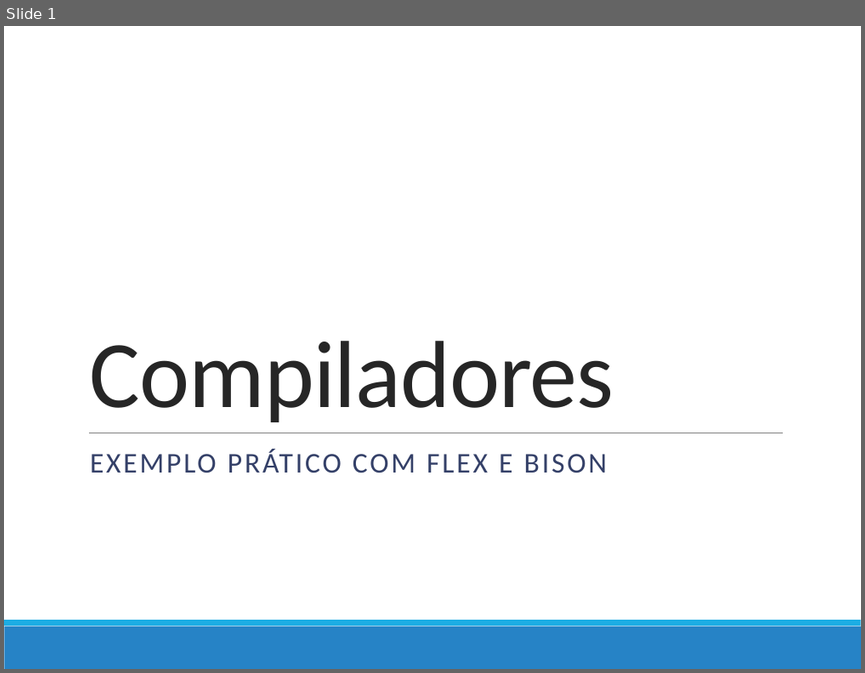
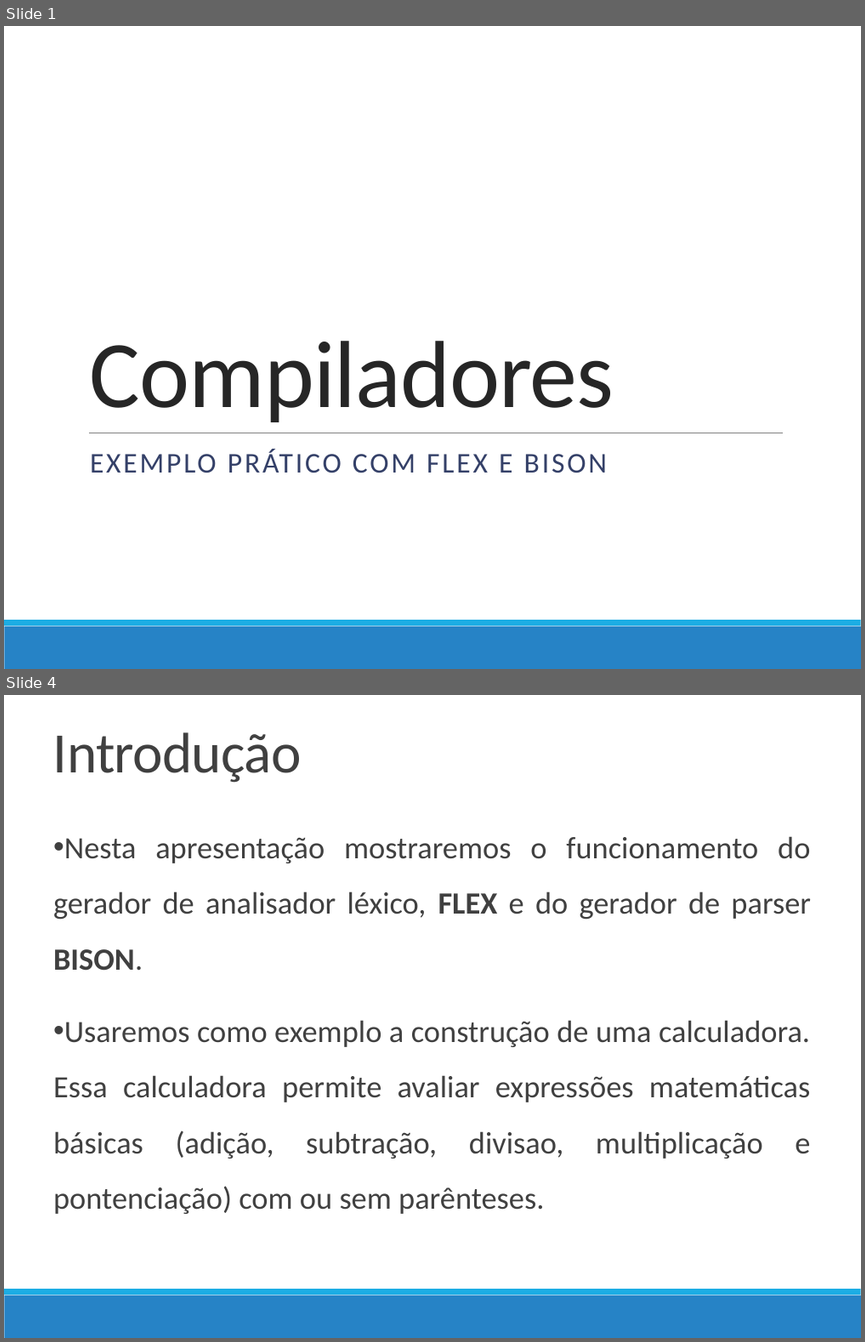
Before and after one commit to darlissonmar/compz-equipe-05-2013-1, a slide deck: trabalho-04/Apresentacao/Apresentacao_Compiladores.pptx. Shown one above the other, each under a label of ours: slide 1 before the commit, slides 1 and 4 after it; the slides between them are not shown. The pictures are 865x673 and 865x1342 pixels, drawn with LibreOffice and Linux fonts; fonts in the diff are those of the drawing. Boxes give left, top, right and bottom in pixels: in the first picture for what was removed or moved away, otherwise in the second. Text is boxed around its words. In the diff, an @@ line names an element or a change of style, - is before the commit and + after.

```diff
--- a/trabalho-04/Apresentacao/Apresentacao_Compiladores.pptx
+++ b/trabalho-04/Apresentacao/Apresentacao_Compiladores.pptx
@@ slide 4 added at (4,695,861,1338), background #FFFFFF; not listed: 2 template elements that a slide beside it also shows @@
@@ text added at (53,732,302,783), 48 pt, text #404040 @@
+Introdução
@@ text added at (53,836,811,1213), 26 pt, text #404040 @@
+• Nesta apresentação mostraremos o funcionamento do gerador de analisador léxico, FLEX e do gerador de parser BISON.
+• Usaremos como exemplo a construção de uma calculadora. Essa calculadora permite avaliar expressões matemáticas básicas (adição, subtração, divisao, multiplicação e pontenciação) com ou sem parênteses.
```
Also in this commit, not shown: 37 slides changed, 117 other slides added, 6 slides removed.
